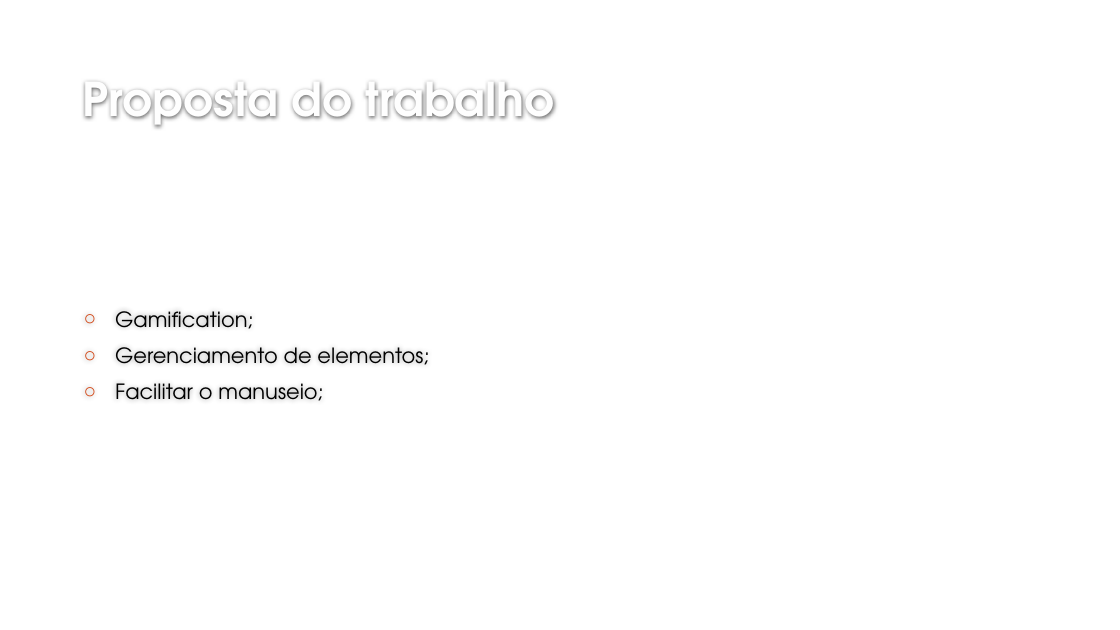
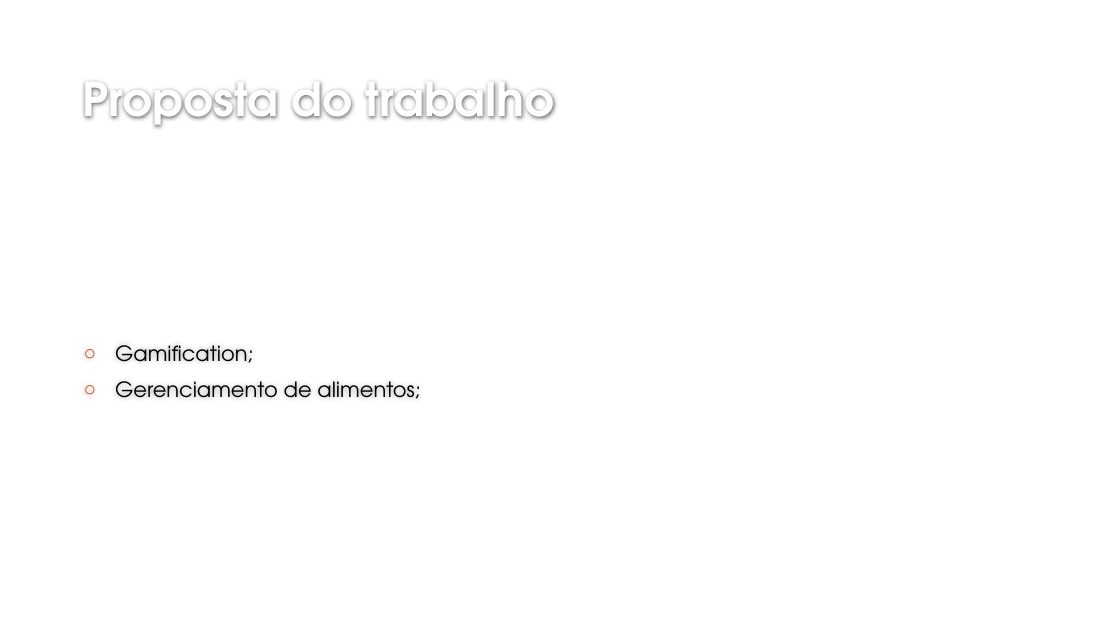
Before and after one commit to leandroGenios/TCC, a slide deck: slide 4 of Nova pasta/MAIS PRATOS.pptx. Drawn at 1120x630 pixels with LibreOffice and Linux fonts; fonts in the diff are those of the drawing; background and template pictures are left out. Boxes give left, top, right and bottom in pixels: in the first picture for what was removed or moved away, otherwise in the second. Text is boxed around its words. In the diff, an @@ line names an element or a change of style, - is before the commit and + after.

```diff
--- a/Nova pasta/MAIS PRATOS.pptx
+++ b/Nova pasta/MAIS PRATOS.pptx
@@ text at (115, 381, 420, 399): text changed @@
-○ Gerenciamento de elementos;
-○ Facilitar o manuseio;
+○ Gerenciamento de alimentos;
```
Also in this commit, not shown: 2 slides added, 4 other files.
